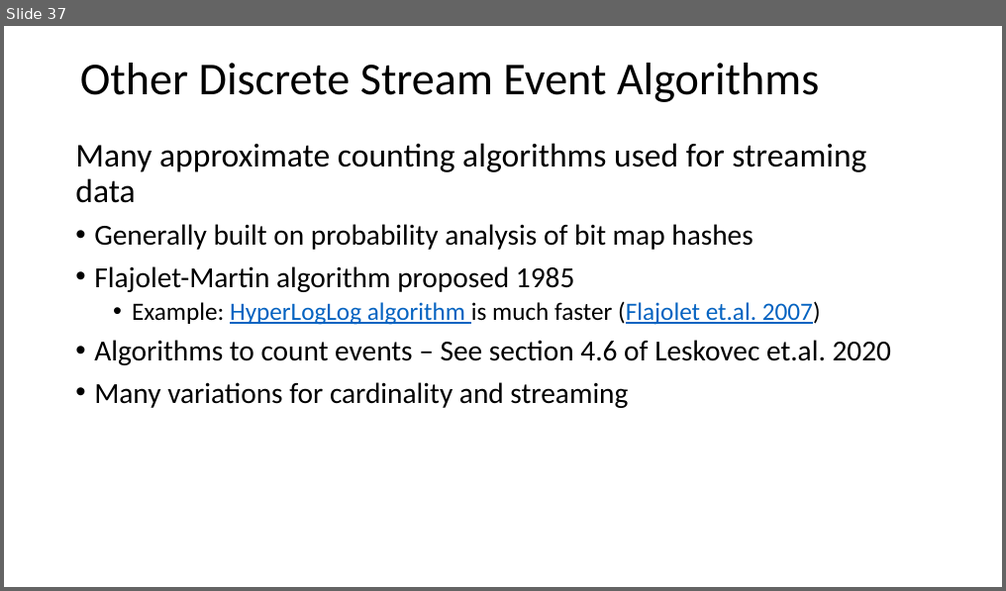
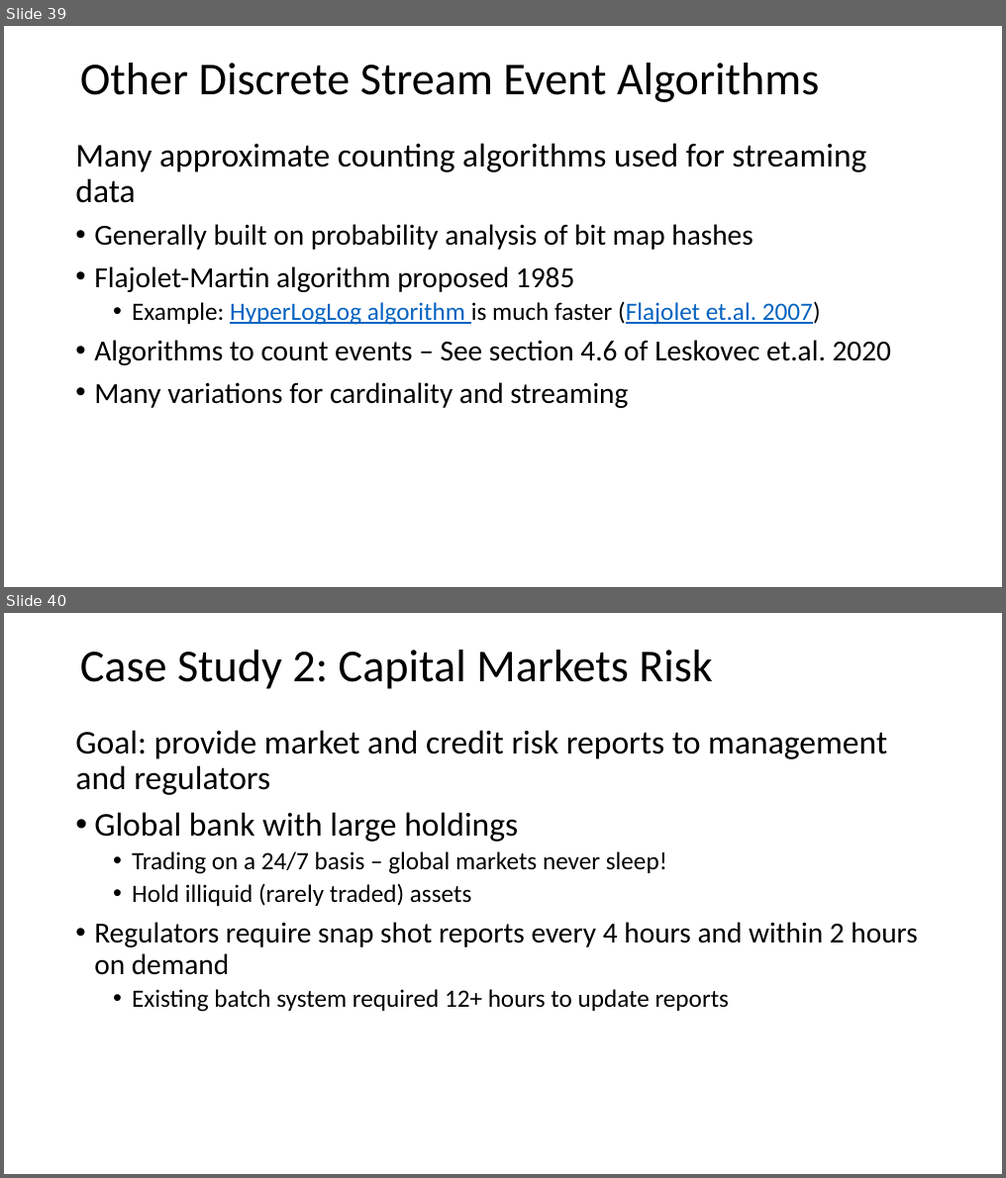
Before and after one commit to StephenElston/CSCI-E-108, a slide deck: slides/3_StreamingAnalytics.pptx. Shown one above the other, each under a label of ours: slide 37 before the commit, slides 39 and 40 after it. The pictures are 1006x591 and 1006x1178 pixels, drawn with LibreOffice and Linux fonts; fonts in the diff are those of the drawing. Boxes give left, top, right and bottom in pixels: in the first picture for what was removed or moved away, otherwise in the second. Text is boxed around its words. In the diff, an @@ line names an element or a change of style, - is before the commit and + after.

```diff
--- a/slides/3_StreamingAnalytics.pptx
+++ b/slides/3_StreamingAnalytics.pptx
@@ slide 40 added at [4,613,1002,1174], background #FFFFFF @@
@@ text added at [80,650,713,689], 44 pt, text #000000 @@
+Case Study 2: Capital Markets Risk
@@ text added at [75,730,918,1012], 24 pt, text #000000 @@
+Goal: provide market and credit risk reports to management and regulators
+• Global bank with large holdings
+  • Trading on a 24/7 basis – global markets never sleep!
+  • Hold illiquid (rarely traded) assets
+• Regulators require snap shot reports every 4 hours and within 2 hours on demand
+  • Existing batch system required 12+ hours to update reports
@@ what was slide 37 is now slide 39 @@
```
Also in this commit, not shown: 4 slides changed, 5 other slides added, 1 slide removed.
